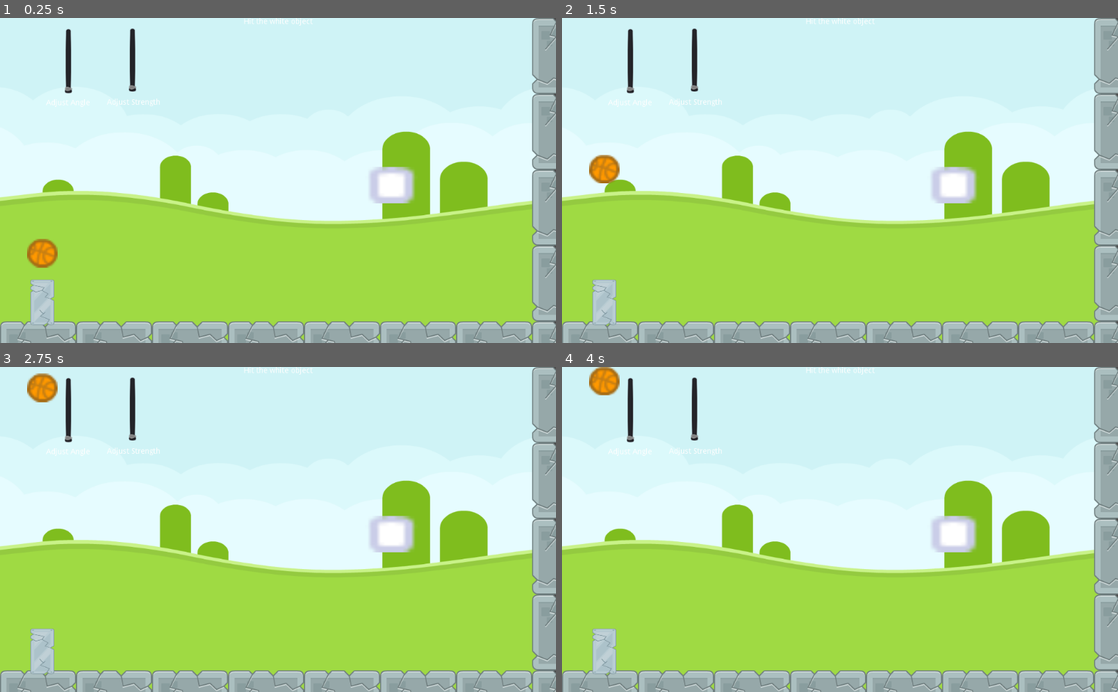
Above: before the commit, frames 1-4 (two rows, left to right).
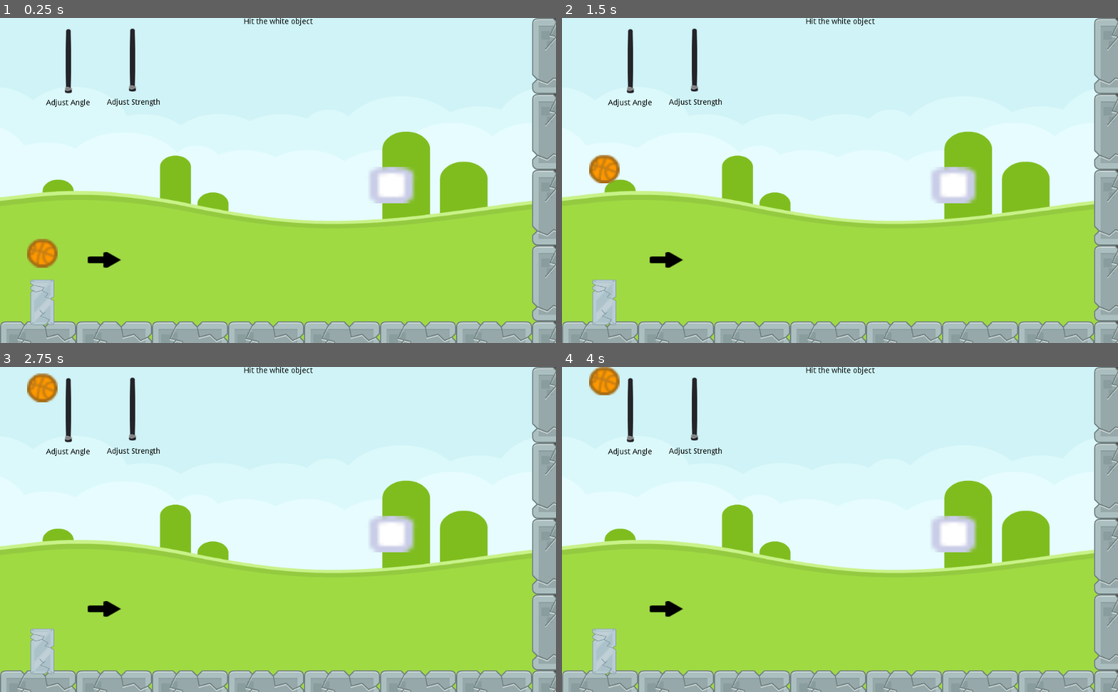
Above: after the commit, the same moments.

Repository: jdibble21/Simple-2D-Physics-Game
Game: Godot game, scene res://Level.tscn
Two runs of this game, one before a commit and one after it. Both use one fixed random seed, a clock stepped at 60 frames per second and the inputs below.
Inputs:
- Up to frame 1 (0.25 s): no input
- Up to frame 2 (1.5 s): tap Space (launch) at 0.6, 1.35 s
- Up to frame 3 (2.75 s): tap Space (launch) at 2.1 s
- Up to frame 4 (4 s): tap Space (launch) at 2.85, 3.6 s

The runs differ from the first frame. In frame 1, 0.5% of the frame differs, in the area x 8-57%, y 0-77%; in frame 2, 0.5%; in frame 3, 0.5%; in frame 4, 0.5%.

Commit message:
Add angle indicator arrow

Diff:
--- /dev/null
+++ b/AngleArrow.gd
@@ -0,0 +1,11 @@
+extends Sprite
+
+
+# Declare member variables here. Examples:
+# var a = 2
+# var b = "text"
+
+
+# Called when the node enters the scene tree for the first time.
+func _ready():
+	pass # Replace with function body.
--- a/HUD.gd
+++ b/HUD.gd
@@ -4,3 +4,38 @@
 
 func _on_AngleSlider_value_changed(value):
 	angle = value
+	#$AngleArrow.rotation_degrees = 90
+	if value == 0:
+		$AngleArrow.rotation_degrees = -90
+	if value == 1:
+		$AngleArrow.rotation_degrees = -84
+	if value == 2:
+		$AngleArrow.rotation_degrees = -78
+	if value == 3:
+		$AngleArrow.rotation_degrees = -72
+	if value == 4:
+		$AngleArrow.rotation_degrees = -66
+	if value == 5:
+		$AngleArrow.rotation_degrees = -60
+	if value == 6:
+		$AngleArrow.rotation_degrees = -54
+	if value == 7:
+		$AngleArrow.rotation_degrees = -48
+	if value == 8:
+		$AngleArrow.rotation_degrees = -42
+	if value == 9:
+		$AngleArrow.rotation_degrees = -36
+	if value == 10:
+		$AngleArrow.rotation_degrees = -30
+	if value == 11:
+		$AngleArrow.rotation_degrees = -24
+	if value == 12:
+		$AngleArrow.rotation_degrees = -18
+	if value == 13:
+		$AngleArrow.rotation_degrees = -12
+	if value == 14:
+		$AngleArrow.rotation_degrees = -6
+	if value == 15:
+		$AngleArrow.rotation_degrees = 0
+
+#1.5708
--- a/HUD.tscn
+++ b/HUD.tscn
@@ -1,7 +1,9 @@
-[gd_scene load_steps=3 format=2]
+[gd_scene load_steps=5 format=2]
 
 [ext_resource path="res://AngleSlider.gd" type="Script" id=1]
 [ext_resource path="res://HUD.gd" type="Script" id=2]
+[ext_resource path="res://kenny_gameicons_assets/arrowRight.png" type="Texture" id=3]
+[ext_resource path="res://AngleArrow.gd" type="Script" id=4]
 
 [node name="HUD" type="CanvasLayer"]
 script = ExtResource( 2 )
@@ -12,6 +14,7 @@
 margin_left = -63.5
 margin_right = 63.5
 margin_bottom = 14.0
+custom_colors/font_color = Color( 0, 0, 0, 1 )
 text = "Hit the white object"
 __meta__ = {
 "_edit_use_anchors_": false
@@ -35,6 +38,7 @@
 margin_top = 149.84
 margin_right = 166.028
 margin_bottom = 163.84
+custom_colors/font_color = Color( 0, 0, 0, 1 )
 text = "Adjust Angle"
 __meta__ = {
 "_edit_use_anchors_": false
@@ -58,9 +62,16 @@
 margin_top = 148.651
 margin_right = 295.408
 margin_bottom = 162.651
+custom_colors/font_color = Color( 0, 0, 0, 1 )
 text = "Adjust Strength"
 __meta__ = {
 "_edit_use_anchors_": false
 }
+
+[node name="AngleArrow" type="Sprite" parent="."]
+position = Vector2( 192.217, 446.504 )
+scale = Vector2( 1.8009, 1.0267 )
+texture = ExtResource( 3 )
+script = ExtResource( 4 )
 [connection signal="changed" from="AngleSlider" to="AngleSlider" method="_on_AngleSlider_changed"]
 [connection signal="value_changed" from="AngleSlider" to="." method="_on_AngleSlider_value_changed"]
Binary file added: kenny_gameicons_assets/arrowRight.png
Not shown, added: kenny_gameicons_assets/arrowRight.png.import
